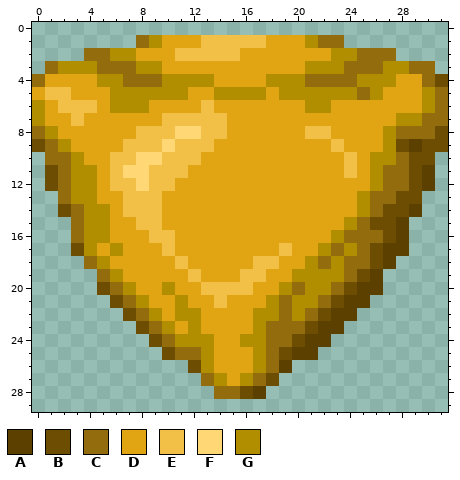
File history of a pixel-art file, Assets/Sprites/Gemstones/Large/Trilliant/Trilliant_Large.aseprite. Above, as it was before the edit.
32x30 pixels, 1 frame.
Palette (. is transparent): A #5b4000  B #6c4d02  C #936c0d  D #e1a514  E #f2c047  F #ffd774  G #b18d00
The same view after the edit:
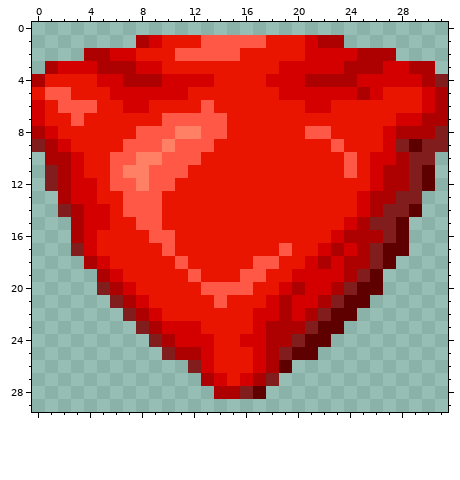
Edits made:
layer "Yellow" now hidden
colour A: #5b4000 -> #5f0000
colour B: #6c4d02 -> #821d1d
colour C: #936c0d -> #ad0000
colour D: #e1a514 -> #e91500
colour E: #f2c047 -> #ff5847
colour F: #ffd774 -> #ff8065
colour G: #b18d00 -> #d40000
y 2: x 21..22 DD -> GG
y 3: x 19..20 DD -> GG
y 4: x 28..29 DD -> GG
y 5: x 14..17 GGGG -> DDDD
y 6: x 6 G -> D
y 11: x 4 G -> D
y 16: x 5 G -> D
y 17: x 6 G -> D
y 20: x 10 G -> D
y 21: x 11 G -> D
y 22: x 11..12 GG -> DD
y 23: x 11 D -> G
